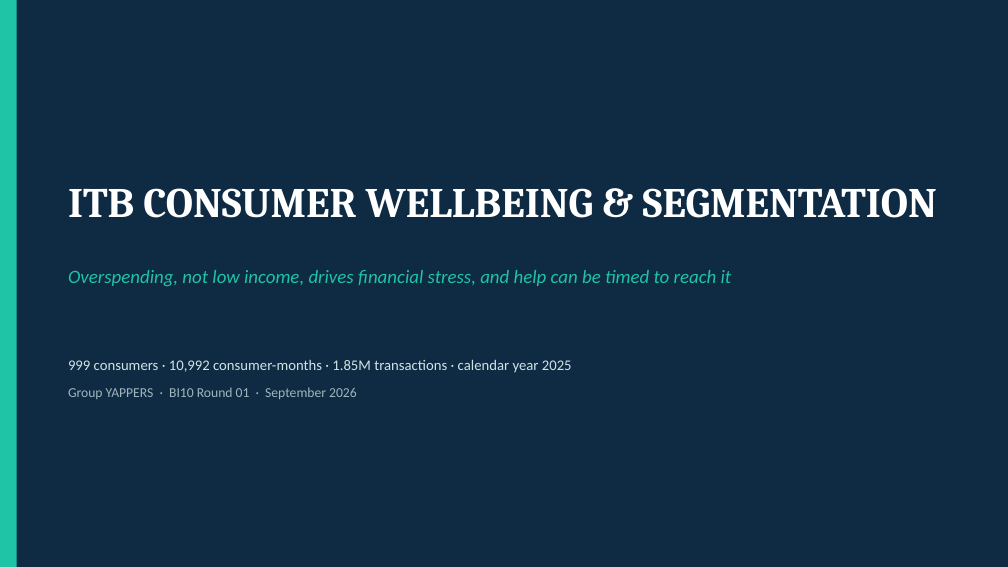
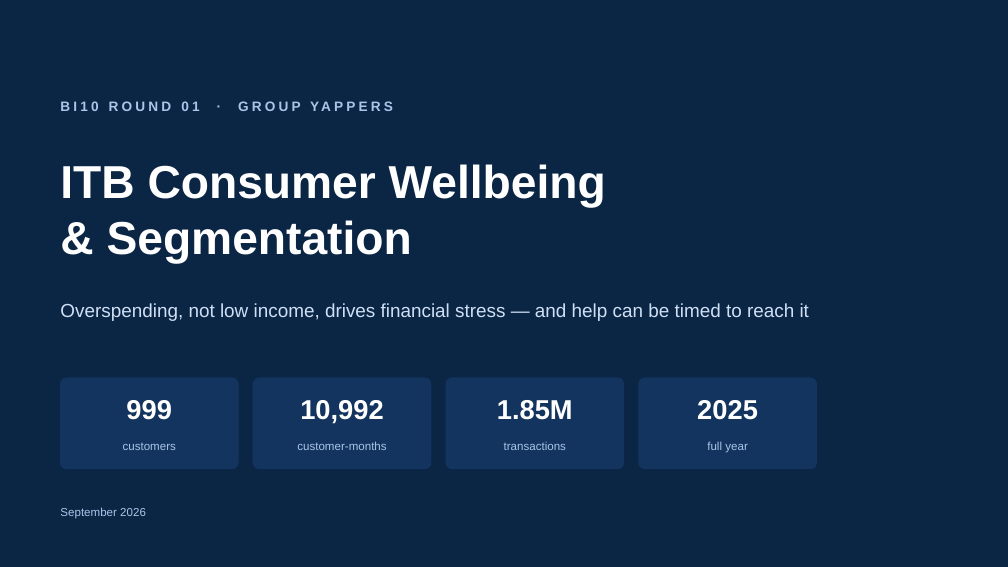
Before and after one commit to thanh-tai-435/BI10GroupYAPPERS, a slide deck: slide 1 of draft/YAPPERS_BI10_R01.pptx. Drawn at 1008x567 pixels with LibreOffice and Linux fonts; fonts in the diff are those of the drawing. Boxes give left, top, right and bottom in pixels: in the first picture for what was removed or moved away, otherwise in the second. Text is boxed around its words. In the diff, an @@ line names an element or a change of style, - is before the commit and + after.

Commit message:
Redesign deck: blue/white insight-led layout, all charts and numbers from the submission notebook
- Notebook appendix renders 21 deck_*.png charts in one blue theme
- Supporting-numbers cell prints every figure quoted on the slides
- Action titles, big-number panels, insight cards; validated with the pptx skill

```diff
--- a/draft/YAPPERS_BI10_R01.pptx
+++ b/draft/YAPPERS_BI10_R01.pptx
@@ background #0F2A43 to #0B2545 @@
@@ rectangle removed at box(0, 0, 17, 567) @@
@@ text added at box(60, 101, 199, 111), 13 pt, text #A9C6EA, bold @@
+BI10 ROUND 01 · GROUP YAPPERS
@@ text at box(60, 164, 606, 263): text changed; size 40 to 44 pt; font Cambria to Arial @@
-ITB CONSUMER WELLBEING & SEGMENTATION
+ITB Consumer Wellbeing
+& Segmentation
@@ text at box(60, 303, 809, 321): text changed; font Calibri to Arial; text colour #1FC3A6 to #CFE0F5; italic off @@
-Overspending, not low income, drives financial stress, and help can be timed to reach it
+Overspending, not low income, drives financial stress — and help can be timed to reach it
@@ text removed at box(68, 359, 572, 399) @@
-999 consumers · 10,992 consumer-months · 1.85M transactions · calendar year 2025
-Group YAPPERS · BI10 Round 01 · September 2026
@@ rounded rectangle added at box(60, 378, 238, 469), fill #13345E, outline #13345E 1 pt @@
@@ rounded rectangle added at box(253, 378, 431, 469), fill #13345E, outline #13345E 1 pt @@
@@ rounded rectangle added at box(446, 378, 624, 469), fill #13345E, outline #13345E 1 pt @@
@@ rounded rectangle added at box(639, 378, 817, 469), fill #13345E, outline #13345E 1 pt @@
@@ text added at box(126, 400, 172, 420), 26 pt, text #FFFFFF, bold @@
+999
@@ text added at box(300, 400, 383, 424), 26 pt, text #FFFFFF, bold @@
+10,992
@@ text added at box(497, 400, 573, 420), 26 pt, text #FFFFFF, bold @@
+1.85M
@@ text added at box(697, 400, 758, 420), 26 pt, text #FFFFFF, bold @@
+2025
@@ text added at box(123, 443, 176, 450), 11 pt, text #A9C6EA @@
+customers
@@ text added at box(297, 441, 386, 450), 11 pt, text #A9C6EA @@
+customer-months
@@ text added at box(504, 442, 566, 450), 11 pt, text #A9C6EA @@
+transactions
@@ text added at box(707, 441, 748, 453), 11 pt, text #A9C6EA @@
+full year
@@ text added at box(60, 507, 146, 519), 11 pt, text #A9C6EA @@
+September 2026
```
Also in this commit, not shown: 20 other slides changed, 1 slide added, 1 slide removed, 3 other files.
